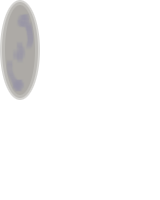
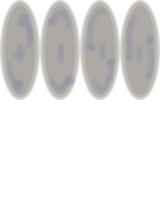
Revision of a layered 160px x 200px image; what changed, layer by layer:
painted on "effects" over (x1=47, y1=7, x2=155, y2=93)
painted on "Background" over (x1=40, y1=0, x2=160, y2=100)
